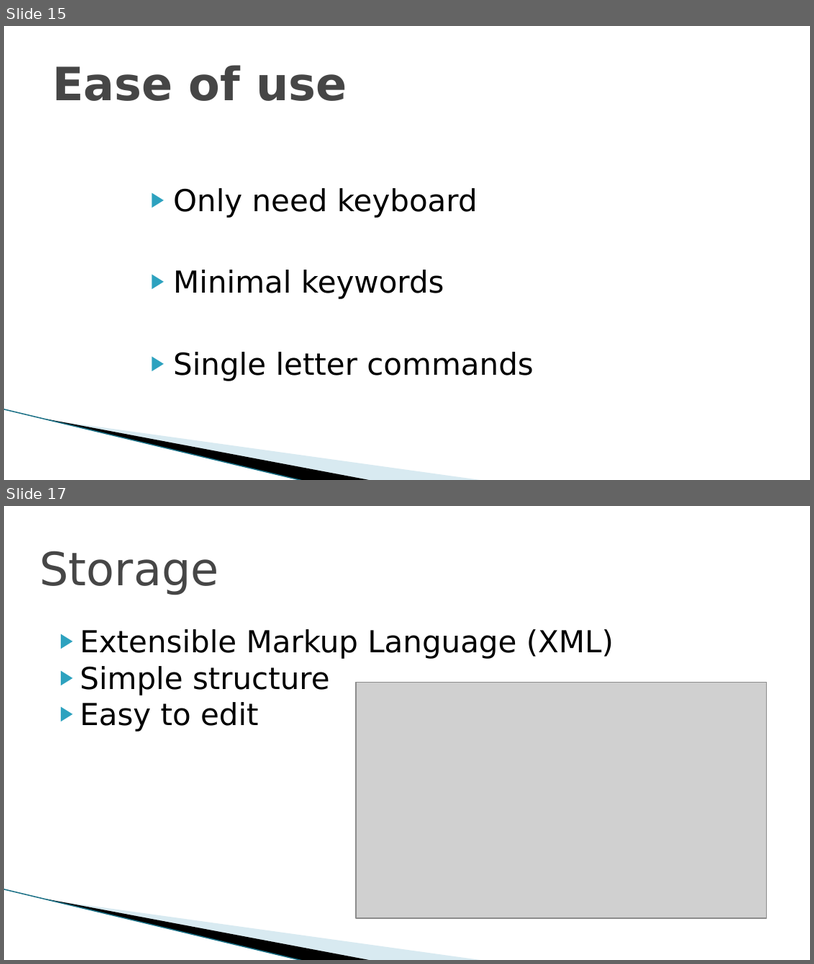
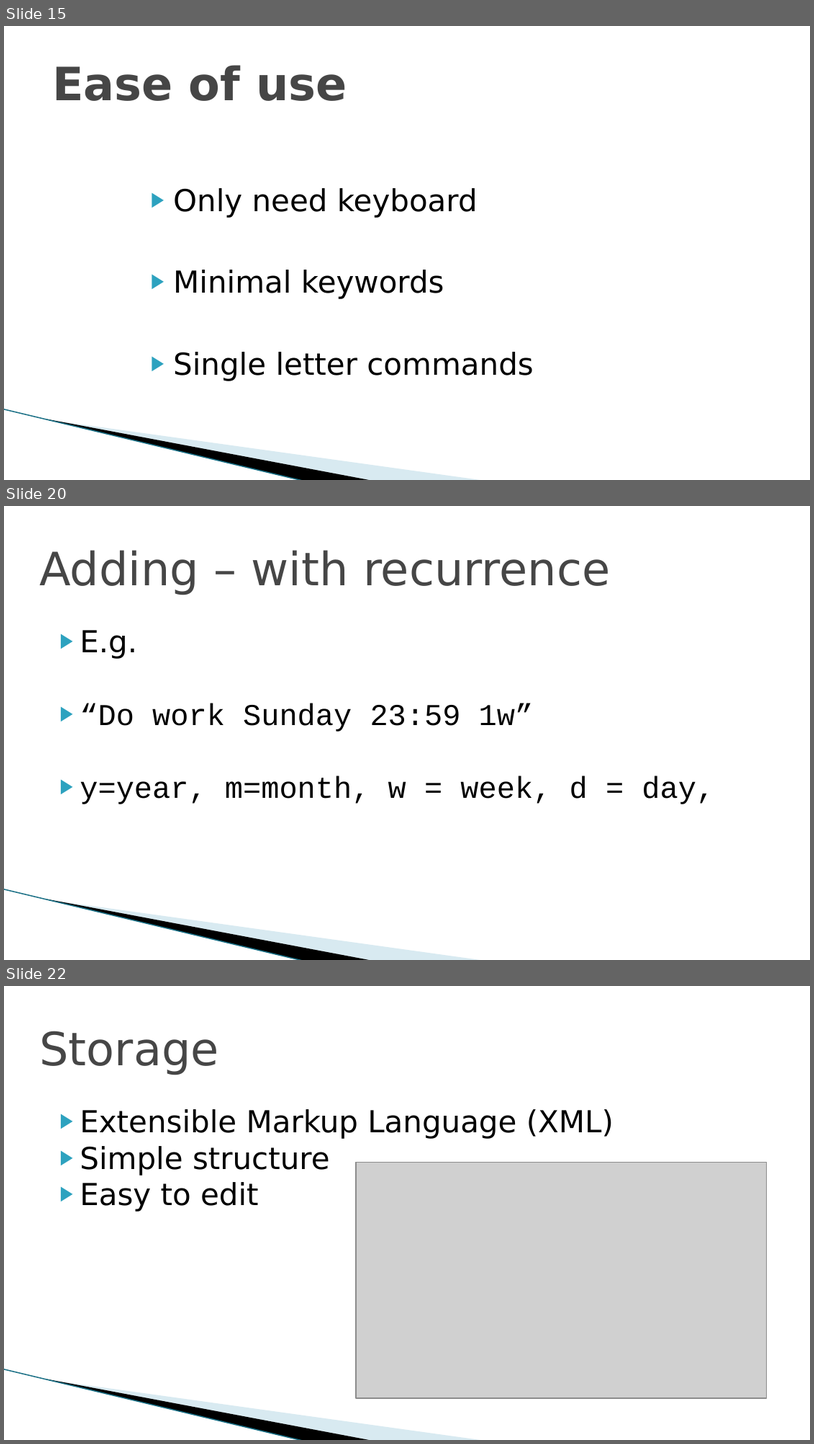
Before and after one commit to riwu/CS2101, a slide deck: WURI OP2.pptx. Shown one above the other, each under a label of ours: slides 15 and 17 before the commit, slides 15, 20 and 22 after it; the slides between them are not shown. The pictures are 814x964 and 814x1444 pixels, drawn with LibreOffice and Linux fonts; fonts in the diff are those of the drawing; grey boxes stand for pictures; background and template pictures are left out. Boxes give left, top, right and bottom in pixels: in the first picture for what was removed or moved away, otherwise in the second. Text is boxed around its words. In the diff, an @@ line names an element or a change of style, - is before the commit and + after.

```diff
--- a/WURI OP2.pptx
+++ b/WURI OP2.pptx
@@ slide 20 added at (4,506,810,960), background #FFFFFF; not listed: 3 template elements that a slide beside it also shows @@
@@ title added at (39,550,610,595), 41 pt, text #464646 @@
+Adding – with recurrence
@@ text added at (80,630,715,804), 27 pt, text #000000 @@
+▶ E.g.
+▶ “Do work Sunday 23:59 1w”
+▶ y=year, m=month, w = week, d = day,
@@ what was slide 17 is now slide 22 @@
```
Also in this commit, not shown: 4 other slides added.
